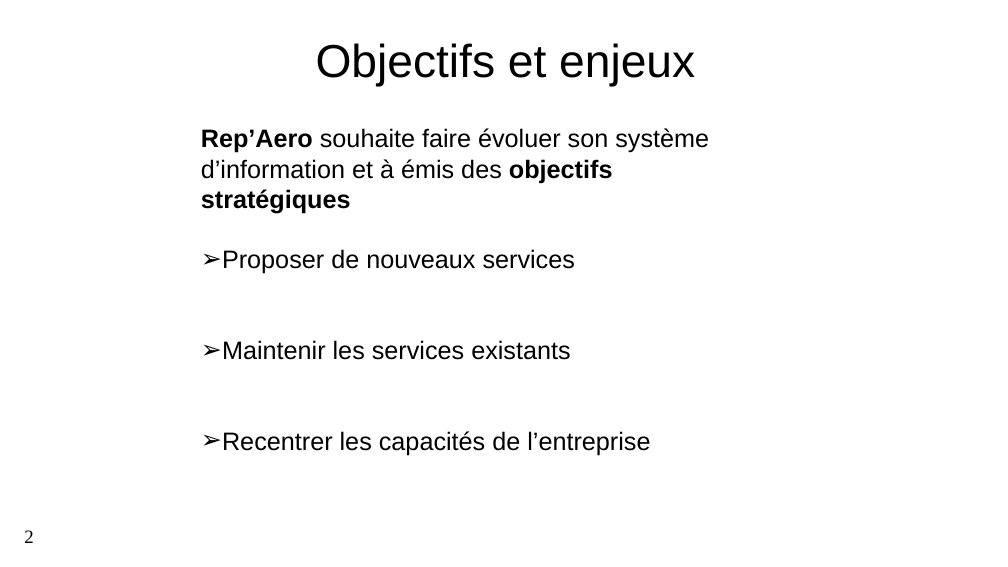
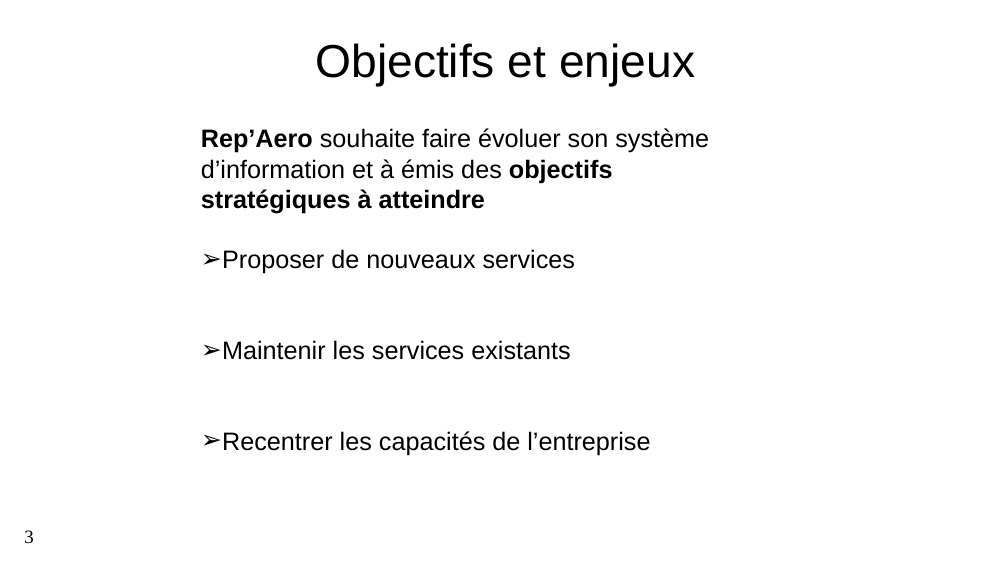
Before and after one commit to Lamessolo/ProjetLeadTech, a slide deck: slide 3 of P4_04_PresentationRecapitulatif.pptx (slide 2 before the commit). Drawn at 1008x567 pixels with LibreOffice and Linux fonts; fonts in the diff are those of the drawing; background and template pictures are left out. Boxes give left, top, right and bottom in pixels: in the first picture for what was removed or moved away, otherwise in the second. Text is boxed around its words. In the diff, an @@ line names an element or a change of style, - is before the commit and + after.

```diff
--- a/P4_04_PresentationRecapitulatif.pptx
+++ b/P4_04_PresentationRecapitulatif.pptx
@@ text at <box>201,128,709,214</box>: text changed @@
-Rep’Aero souhaite faire évoluer son système d’information et à émis des objectifs stratégiques
+Rep’Aero souhaite faire évoluer son système d’information et à émis des objectifs stratégiques à atteindre
@@ page number at <box>24,530,33,544</box>: text changed @@
-2
+3
```
Also in this commit, not shown: 9 other slides changed, 10 slides added, 6 slides removed, 5 other files.
